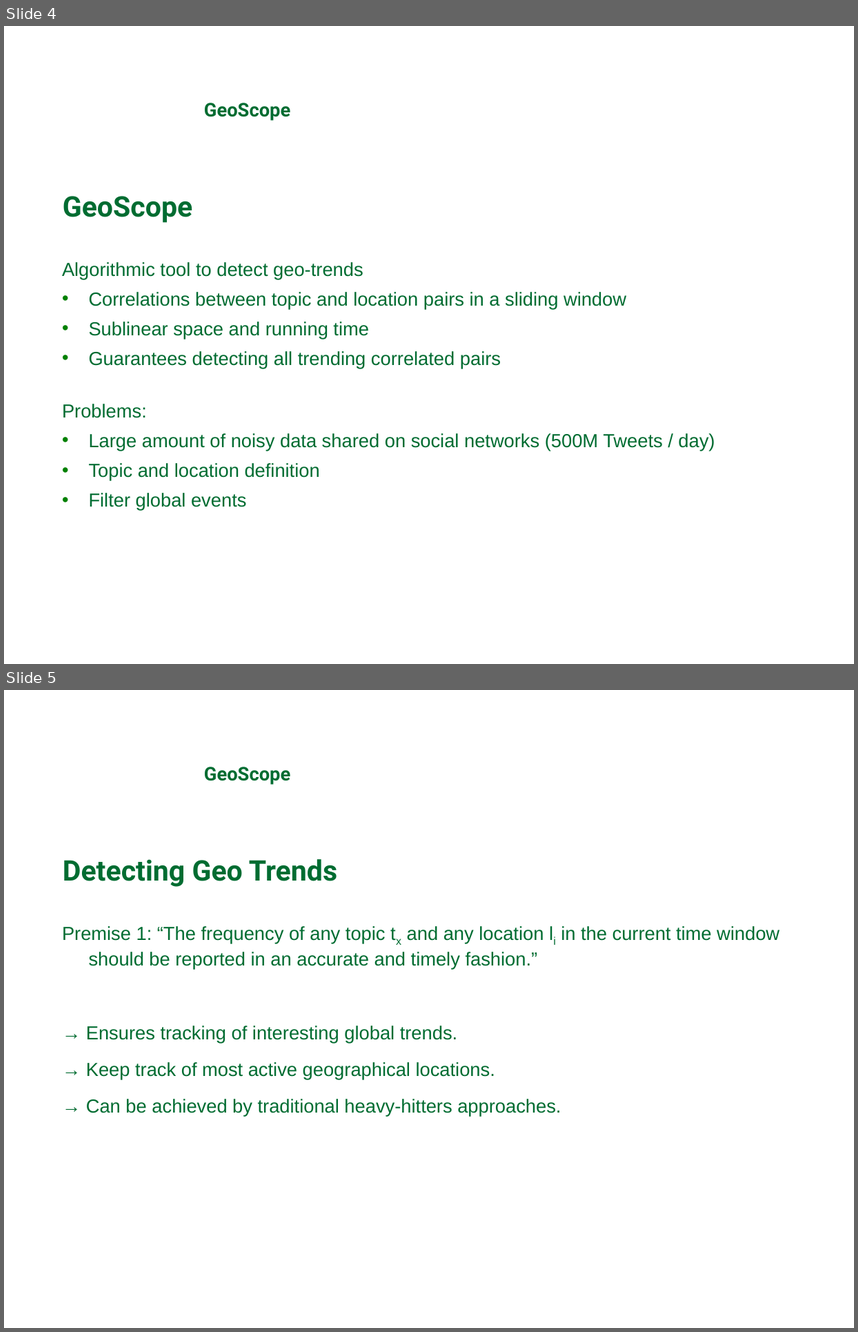
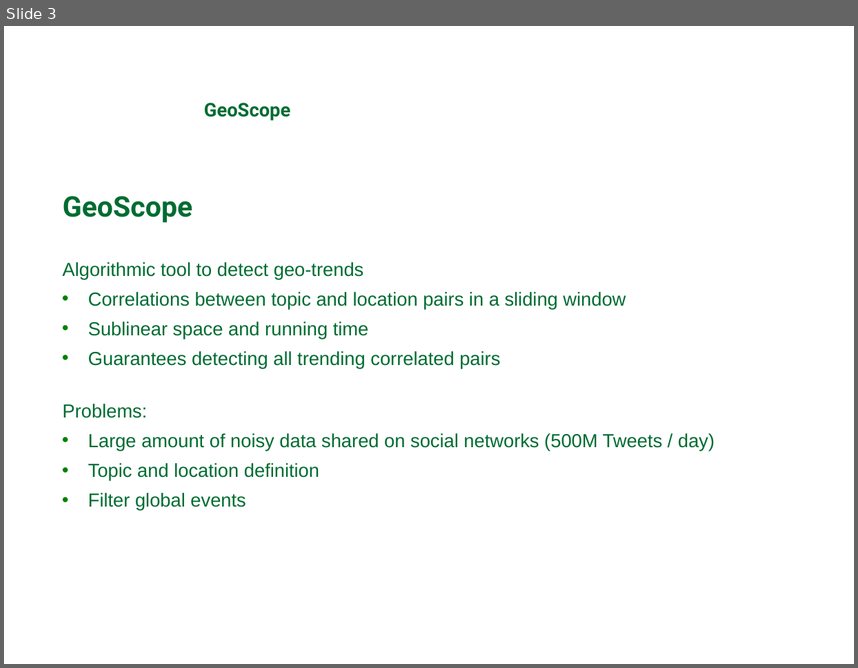
Before and after one commit to michaelprummer/datascience, a slide deck: GeoScope/DataScience1.ppt. Shown one above the other, each under a label of ours: slides 4 and 5 before the commit, slide 3 after it. The pictures are 858x1332 and 858x668 pixels, drawn with LibreOffice and Linux fonts; fonts in the diff are those of the drawing; background and template pictures are left out. Boxes give left, top, right and bottom in pixels: in the first picture for what was removed or moved away, otherwise in the second. Text is boxed around its words. In the diff, an @@ line names an element or a change of style, - is before the commit and + after.

```diff
--- a/GeoScope/DataScience1.ppt
+++ b/GeoScope/DataScience1.ppt
@@ slide 5 removed at (4,690,854,1328), background picture (left out) @@
@@ text removed at (204,767,290,785) @@
-GeoScope
@@ text removed at (63,859,337,887) @@
-Detecting Geo Trends
@@ text removed at (62,926,780,1116) @@
-Premise 1: “The frequency of any topic tx and any location li in the current time window should be reported in an accurate and timely fashion.”
-→ Ensures tracking of interesting global trends.
-→ Keep track of most active geographical locations.
-→ Can be achieved by traditional heavy-hitters approaches.
@@ what was slide 4 is now slide 3 @@
```
Also in this commit, not shown: 7 slides changed, 1 other slide removed.
